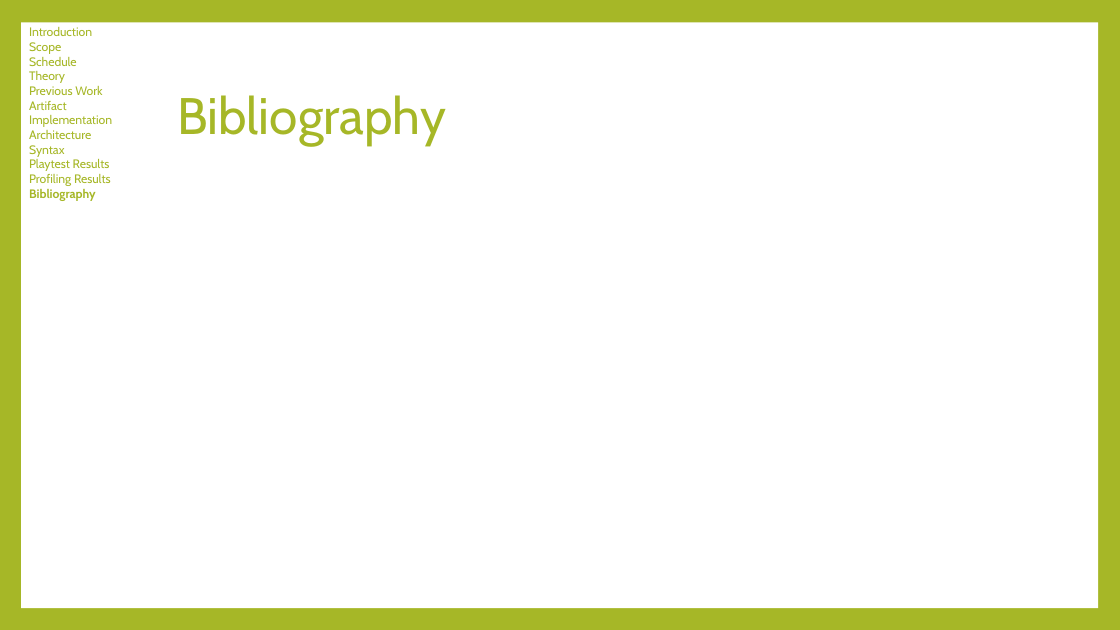
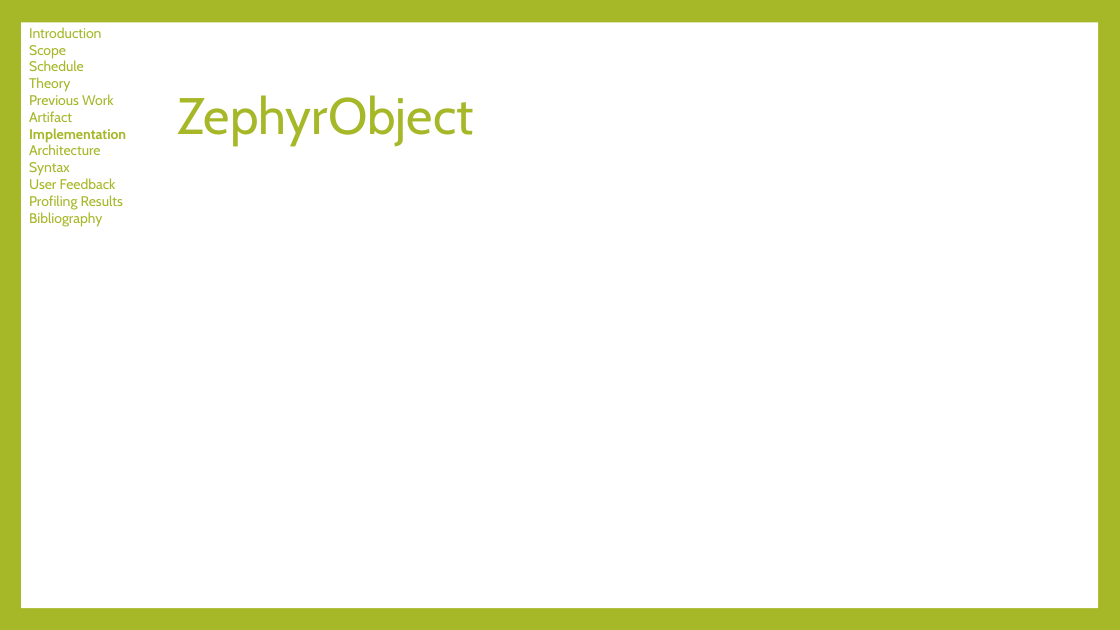
Before and after one commit to tylerwolverton/Guildhall, a slide deck: slide 22 of Zephyr/Documentation/Wolverton_Defense_Slides.pptx (slide 13 before the commit). Drawn at 1120x630 pixels with LibreOffice and Linux fonts; fonts in the diff are those of the drawing. Boxes give left, top, right and bottom in pixels: in the first picture for what was removed or moved away, otherwise in the second. Text is boxed around its words. In the diff, an @@ line names an element or a change of style, - is before the commit and + after.

```diff
--- a/Zephyr/Documentation/Wolverton_Defense_Slides.pptx
+++ b/Zephyr/Documentation/Wolverton_Defense_Slides.pptx
@@ text at (29, 27, 126, 227): size 10.5 to 12 pt; bold on in "Implementation"; bold off in "Bibliography" @@
@@ title at (177, 95, 474, 145): text changed @@
-Bibliography
+ZephyrObject
@@ text at (29, 178, 116, 189): text changed; size 10.5 to 12 pt @@
-Playtest Results
+User Feedback
```
Also in this commit, not shown: 11 other slides changed, 14 slides added.
